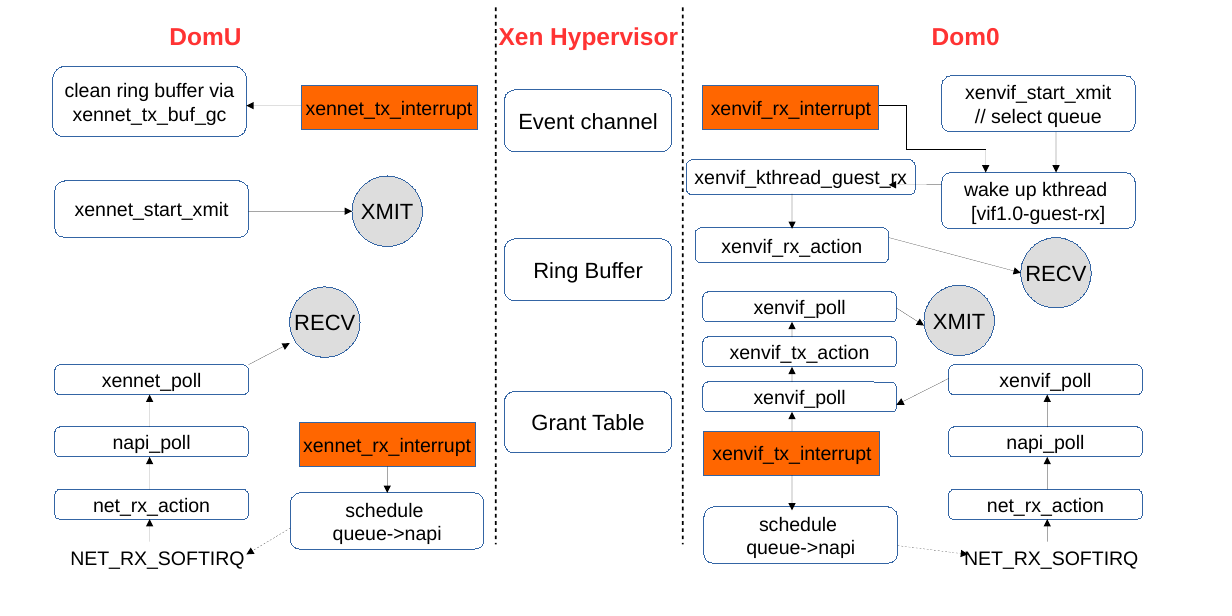
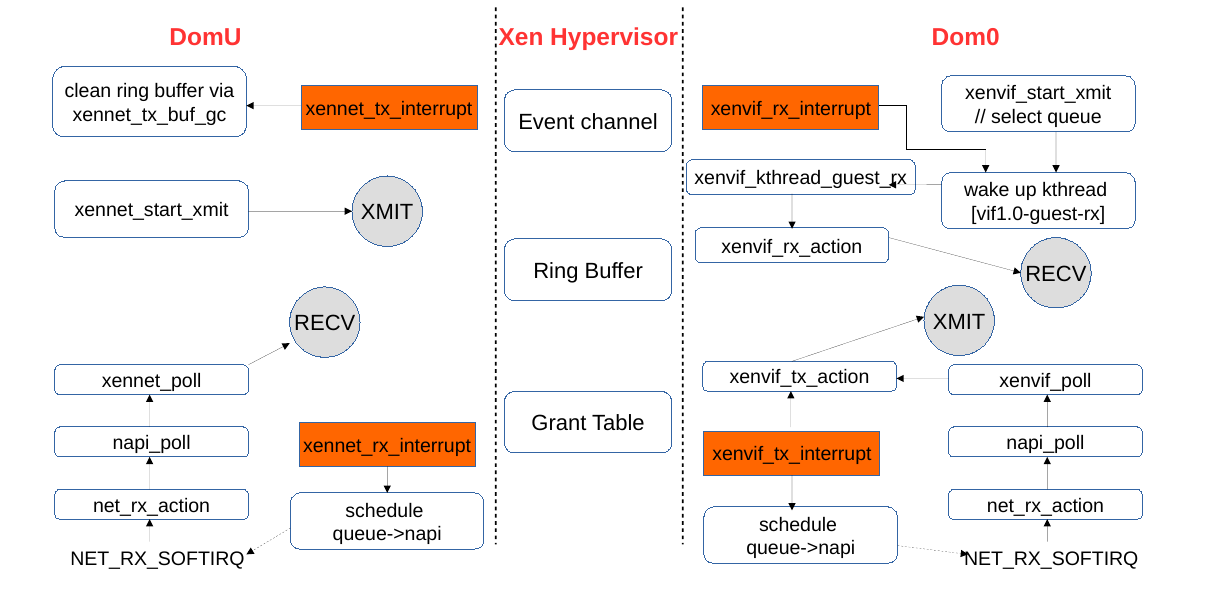
Before and after one commit to finallyjustice/xen-networking, a slide deck: slide 1 of figures/irq_napi.odp. Drawn at 1232x616 pixels with LibreOffice and Linux fonts; fonts in the diff are those of the drawing. Boxes give left, top, right and bottom in pixels: in the first picture for what was removed or moved away, otherwise in the second. Text is boxed around its words. In the diff, an @@ line names an element or a change of style, - is before the commit and + after.

```diff
--- a/figures/irq_napi.odp
+++ b/figures/irq_napi.odp
@@ rounded rectangle removed at (703, 292, 897, 322) @@
-xenvif_poll
@@ arrow moved from (792, 431) - (792, 412) to (792, 362) - (924, 317) @@
@@ arrow removed from (792, 337) to (792, 322) @@
@@ rounded rectangle "xenvif_tx_action": place and size @@
-rounded rectangle "xenvif_tx_action" at (703, 337, 897, 367)
+rounded rectangle "xenvif_tx_action" at (703, 362, 897, 392)
@@ rounded rectangle removed at (703, 382, 897, 412) @@
-xenvif_poll
@@ arrow removed from (792, 382) to (792, 367) @@
@@ arrow moved from (897, 308) - (924, 326) to (949, 378) - (897, 378) @@
@@ arrow moved from (949, 378) - (897, 405) to (791, 427) - (791, 391) @@
```
Also in this commit, not shown: 4 other files.
